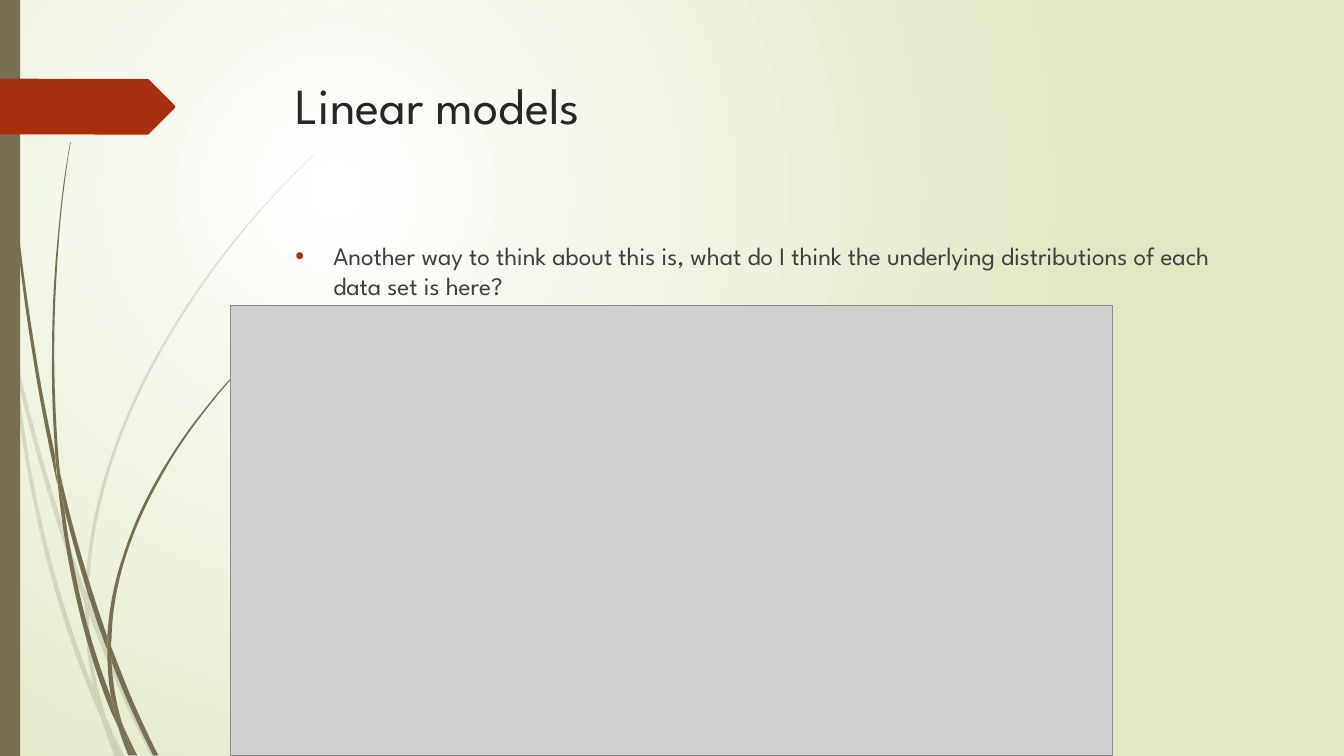
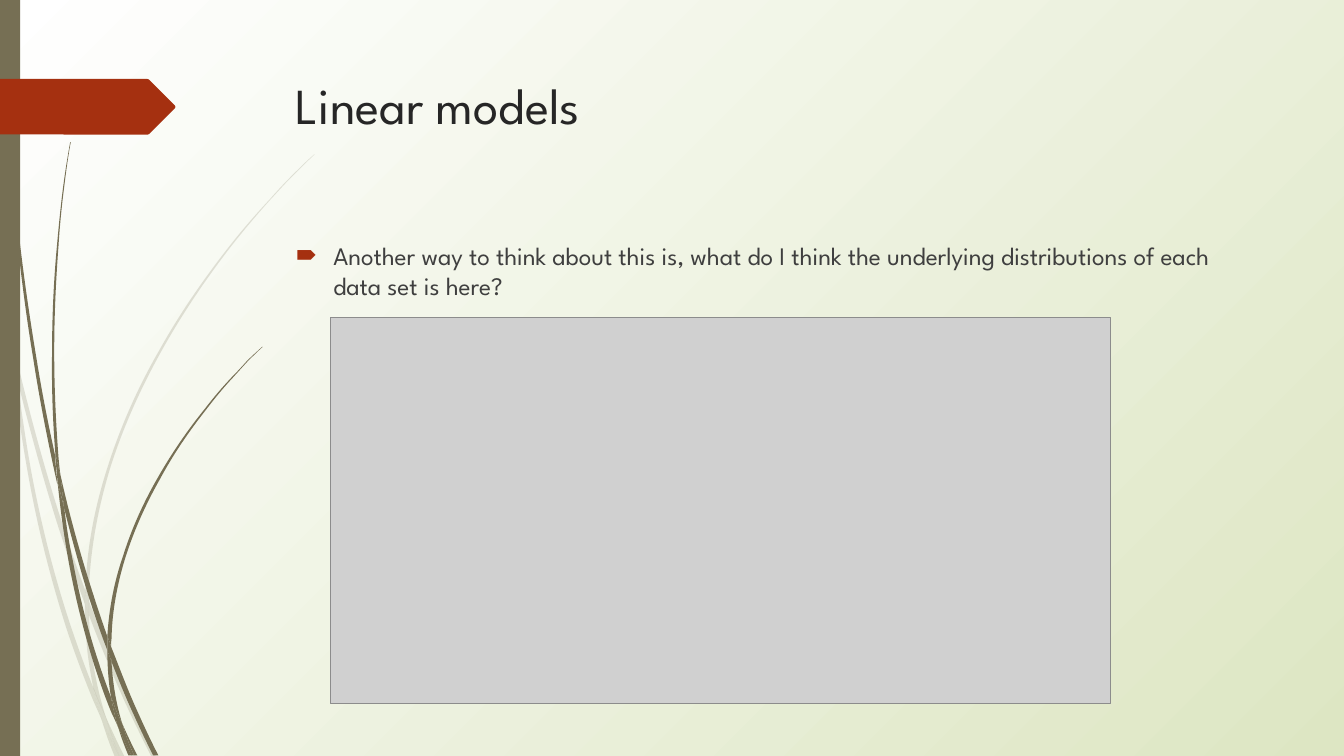
Before and after one commit to erynmcfarlane/GraduateStatsClass, a slide deck: slide 11 of Lecture1.pptx (slide 10 before the commit). Drawn at 1344x756 pixels with LibreOffice and Linux fonts; fonts in the diff are those of the drawing; grey boxes stand for pictures. Boxes give left, top, right and bottom in pixels: in the first picture for what was removed or moved away, otherwise in the second. Text is boxed around its words. In the diff, an @@ line names an element or a change of style, - is before the commit and + after.

```diff
--- a/Lecture1.pptx
+++ b/Lecture1.pptx
@@ background gradient #FFFFFF to #DFE8C4 to gradient #FFFFFF to #DDE6C3 @@
@@ freeform shape at bbox=[0, 79, 175, 134]: rotation 0 to 180 degrees @@
@@ text "Another way to think about ..." at bbox=[333, 247, 1210, 296]: text colour #404040 to #3F3F3F; bullet • to 🠶; less space between paragraphs @@
@@ picture: place and size @@
-picture at bbox=[231, 306, 1113, 756]
+picture at bbox=[331, 318, 1111, 705]
```
Also in this commit, not shown: 10 other slides changed, 8 slides added, 1 other file.
